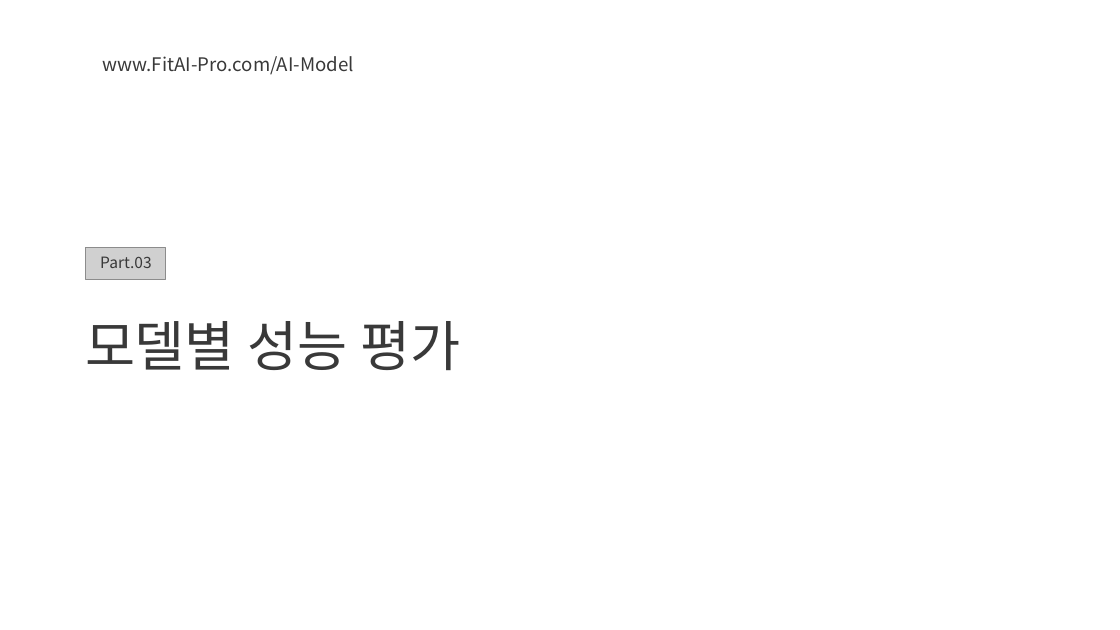
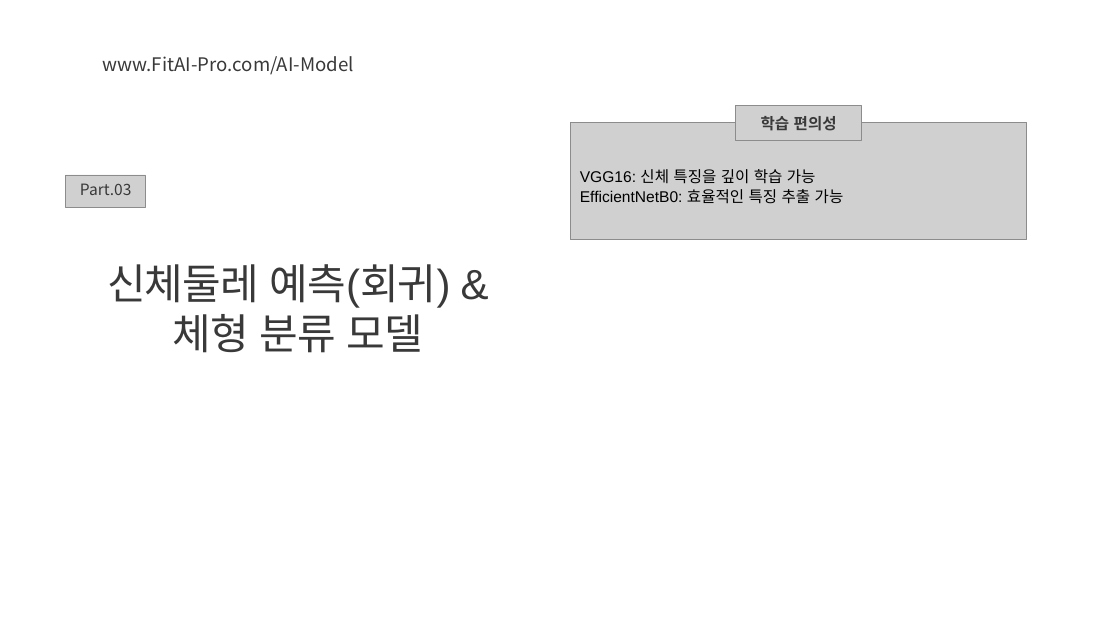
Before and after one commit to ssoom98/FitAI_Pro, a slide deck: slide 18 of ppt/FitAI-Pro_CSM.pptx (slide 17 before the commit). Drawn at 1120x630 pixels with LibreOffice and Linux fonts; fonts in the diff are those of the drawing; grey boxes stand for pictures; background and template pictures are left out. Boxes give left, top, right and bottom in pixels: in the first picture for what was removed or moved away, otherwise in the second. Text is boxed around its words. In the diff, an @@ line names an element or a change of style, - is before the commit and + after.

```diff
--- a/ppt/FitAI-Pro_CSM.pptx
+++ b/ppt/FitAI-Pro_CSM.pptx
@@ group added at <box>570,105,1026,240</box>: 2 pictures, 2 texts @@
+VGG16: 신체 특징을 깊이 학습 가능
+EfficientNetB0: 효율적인 특징 추출 가능
+학습 편의성
@@ picture: place and size @@
-picture at <box>86,248,166,279</box>
+picture at <box>66,175,146,207</box>
@@ text "Part.03": place and size @@
-text "Part.03" at <box>100,256,152,268</box>
+text "Part.03" at <box>80,183,132,195</box>
@@ text at <box>107,264,451,353</box>: text changed; size 70 to 54 pt; font Calibri to Arial @@
-모델별 성능 평가
+신체둘레 예측(회귀) &체형 분류 모델
```
Also in this commit, not shown: 8 other slides changed, 8 slides added, 1 slide removed, 9 other files.
